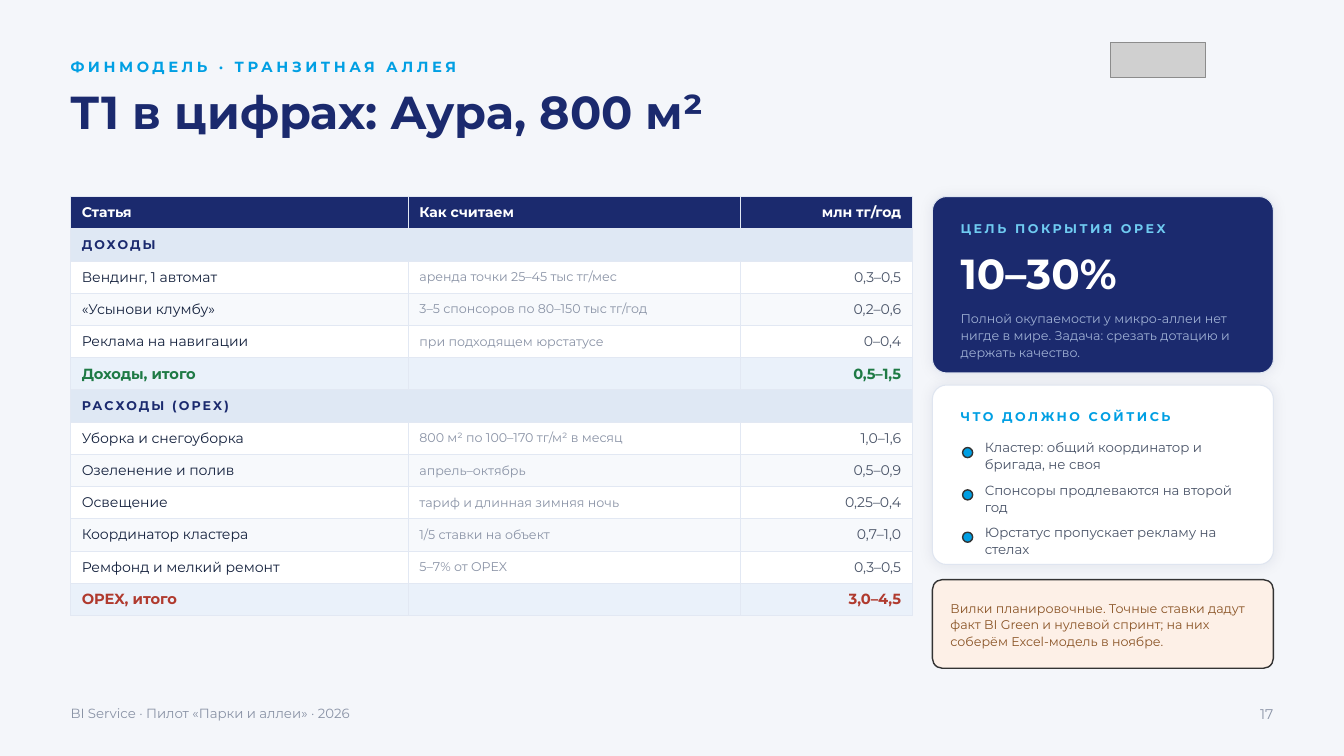
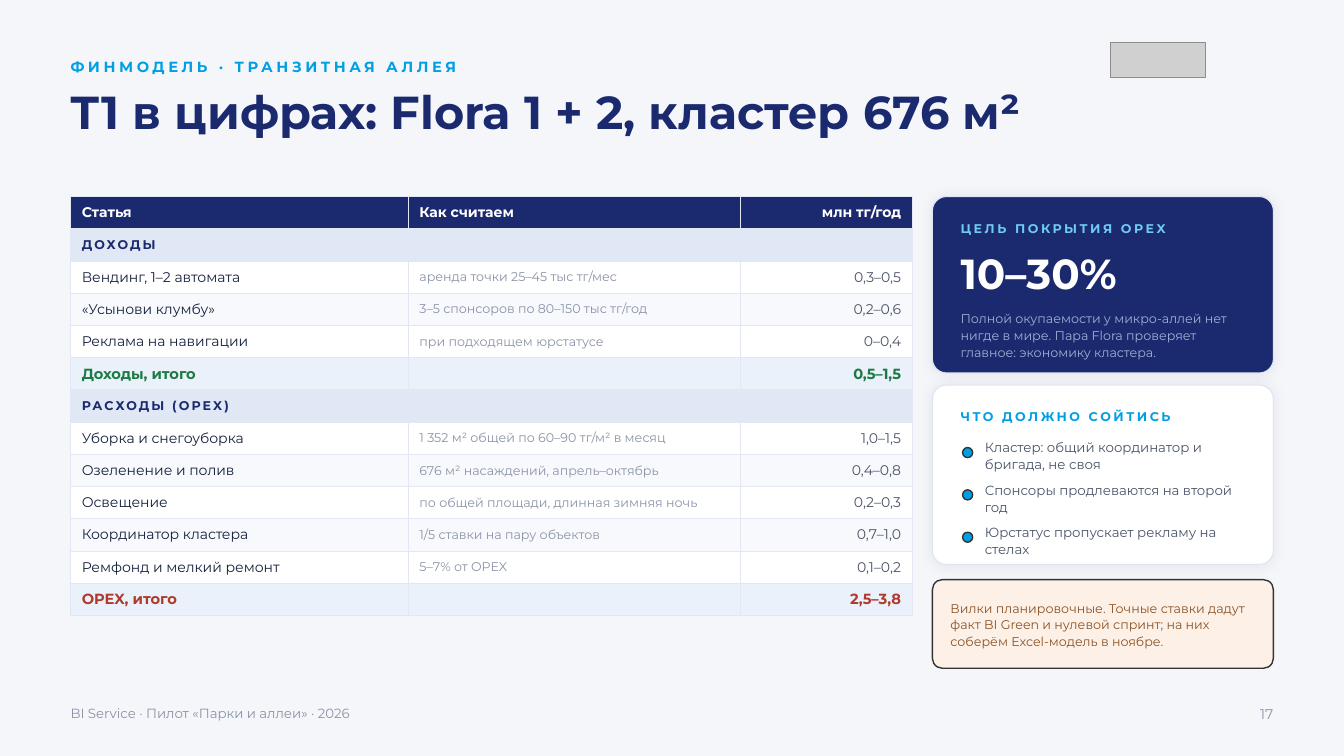
Before and after one commit to jprashkevich/bi-korshiler, a slide deck: slide 18 of docs/research/BIG-Life-park-pilot.pptx. Drawn at 1344x756 pixels with LibreOffice and Linux fonts; fonts in the diff are those of the drawing; grey boxes stand for pictures. Boxes give left, top, right and bottom in pixels: in the first picture for what was removed or moved away, otherwise in the second. Text is boxed around its words. In the diff, an @@ line names an element or a change of style, - is before the commit and + after.

```diff
--- a/docs/research/BIG-Life-park-pilot.pptx
+++ b/docs/research/BIG-Life-park-pilot.pptx
@@ text at [71,94,1021,138]: text changed @@
-Т1 в цифрах: Аура, 800 м²
+Т1 в цифрах: Flora 1 + 2, кластер 676 м²
@@ table at [71,197,912,611] @@
-row 3, column 1: Вендинг, 1 автомат
+row 3, column 1: Вендинг, 1–2 автомата
-row 8, column 2: 800 м² по 100–170 тг/м² в месяц
+row 8, column 2: 1 352 м² общей по 60–90 тг/м² в месяц
-row 8, column 3: 1,0–1,6
+row 8, column 3: 1,0–1,5
-row 9, column 2: апрель–октябрь
+row 9, column 2: 676 м² насаждений, апрель–октябрь
-row 9, column 3: 0,5–0,9
+row 9, column 3: 0,4–0,8
-row 10, column 2: тариф и длинная зимняя ночь
+row 10, column 2: по общей площади, длинная зимняя ночь
-row 10, column 3: 0,25–0,4
+row 10, column 3: 0,2–0,3
-row 11, column 2: 1/5 ставки на объект
+row 11, column 2: 1/5 ставки на пару объектов
-row 12, column 3: 0,3–0,5
+row 12, column 3: 0,1–0,2
-row 13, column 3: 3,0–4,5
+row 13, column 3: 2,5–3,8
@@ text at [961,314,1227,360]: text changed @@
-Полной окупаемости у микро-аллеи нет нигде в мире. Задача: срезать дотацию и держать качество.
+Полной окупаемости у микро-аллей нет нигде в мире. Пара Flora проверяет главное: экономику кластера.
```
Also in this commit, not shown: 8 other slides changed, 1 slide added, 1 other file.
